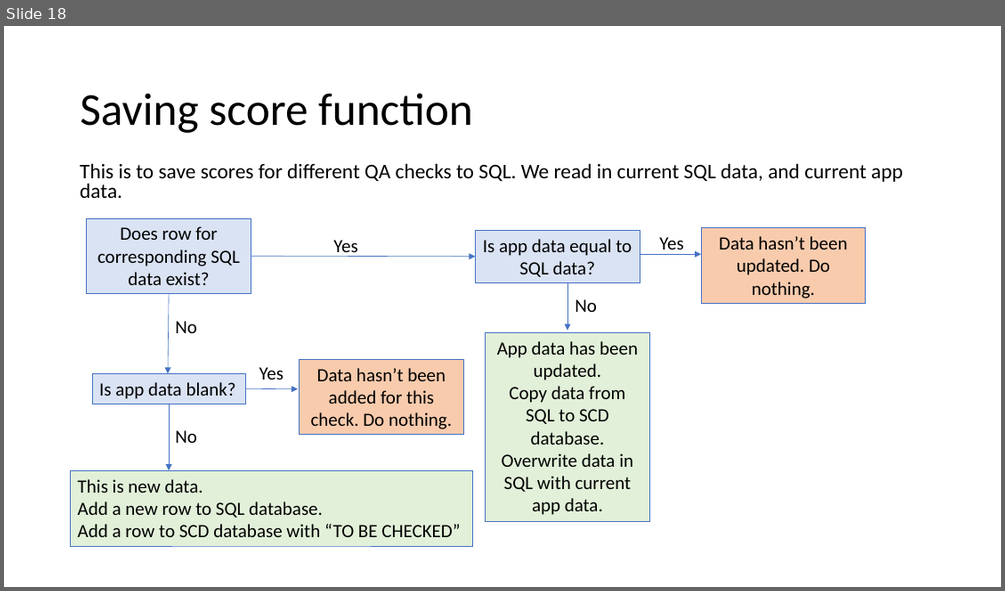
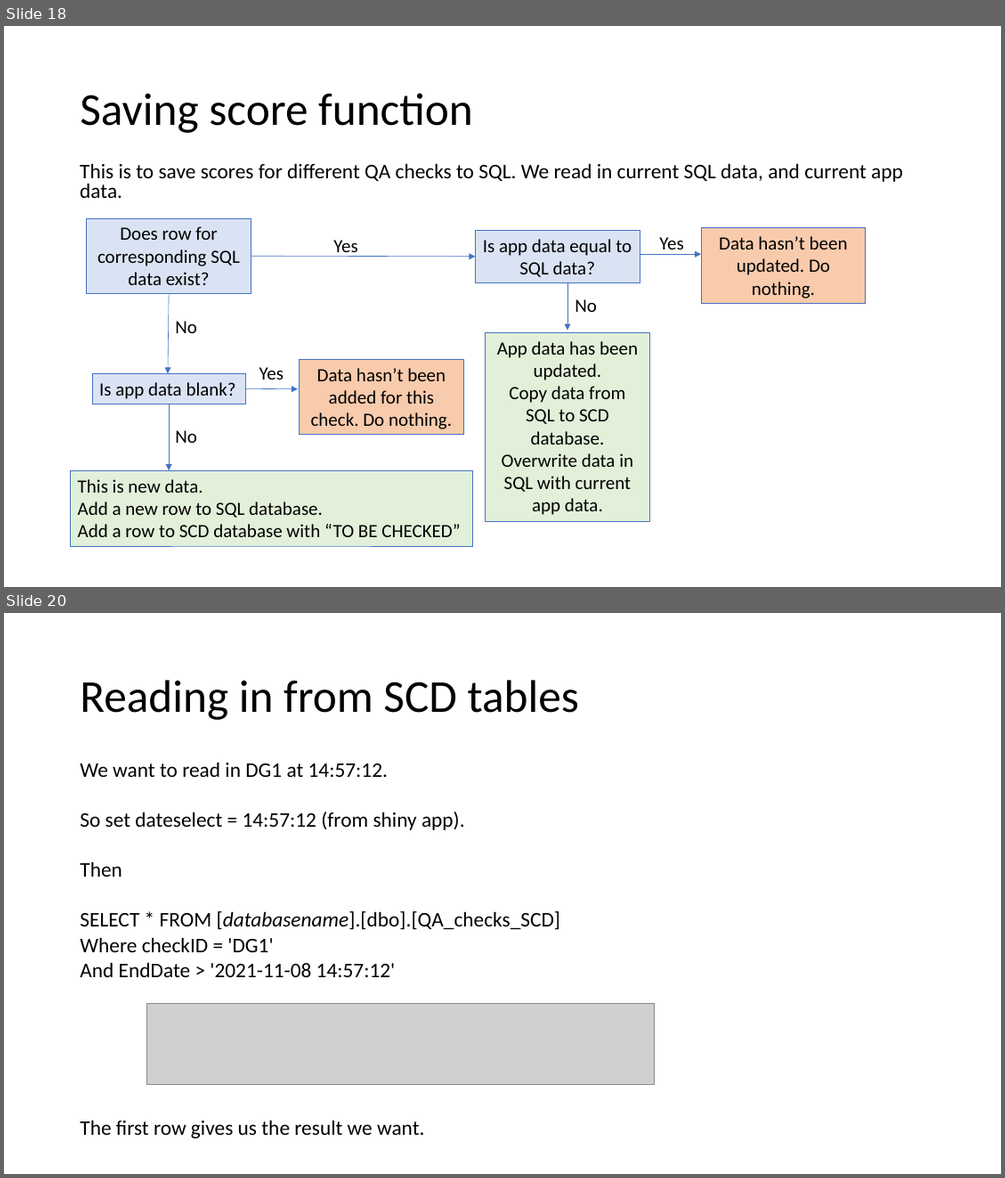
Before and after one commit to tmorley1/qa_log_app, a slide deck: QA log app - behind the code.pptx. Shown one above the other, each under a label of ours: slide 18 before the commit, slides 18 and 20 after it; the slides between them are not shown. The pictures are 1005x591 and 1005x1178 pixels, drawn with LibreOffice and Linux fonts; fonts in the diff are those of the drawing; grey boxes stand for pictures. Boxes give left, top, right and bottom in pixels: in the first picture for what was removed or moved away, otherwise in the second. Text is boxed around its words. In the diff, an @@ line names an element or a change of style, - is before the commit and + after.

```diff
--- a/QA log app - behind the code.pptx
+++ b/QA log app - behind the code.pptx
@@ slide 20 added at (x1=4, y1=613, x2=1001, y2=1174), background #FFFFFF @@
@@ title added at (x1=80, y1=680, x2=579, y2=720), 44 pt, text #000000 @@
+Reading in from SCD tables
@@ text added at (x1=80, y1=762, x2=561, y2=1138), 20 pt, text #000000 @@
+We want to read in DG1 at 14:57:12.
+So set dateselect = 14:57:12 (from shiny app).
+Then
+SELECT * FROM [databasename].[dbo].[QA_checks_SCD]
+Where checkID = 'DG1'
+And EndDate > '2021-11-08 14:57:12'
+The first row gives us the result we want.
@@ picture added at (x1=146, y1=1003, x2=654, y2=1083) @@
```
Also in this commit, not shown: 2 other slides added, 1 other file.
